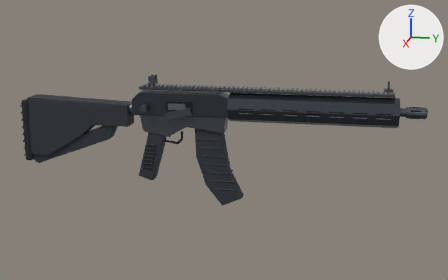
The glTF model public/models/weapons/mp15-sport-iii.glb, before and after one commit.
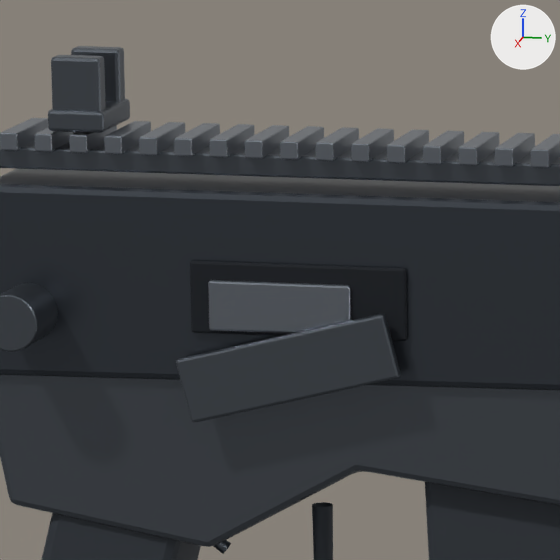
There are two pictures of each version: one whole from a 50 mm lens placed at (1.325, 0.382, 0.281), pointed at (-0.002, 0.116, -0.051), one close up on the part from 32% to 47% of the width and 25% to 49% of the height. Every picture has the same lights, and +X, +Y and +Z are marked at upper right. The older version's two pictures come first. Where no turn or scale is listed for an object, it has been applied to the vertices.

In view in the first close-up: 'Body_Black_nitrided_steel.001', 'Body_Machined_edge.001', 'Body_Matte_black_polymer.001', 'Body_Parkerized_steel.001', 'Body_Recess.001', 'Bolt_Machined_edge.001', 'Magazine_Matte_black_polymer.001'.
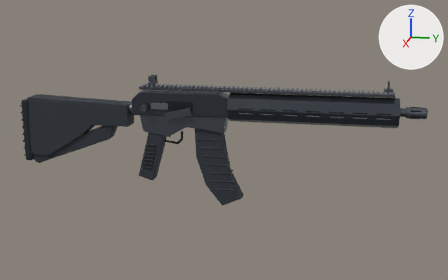
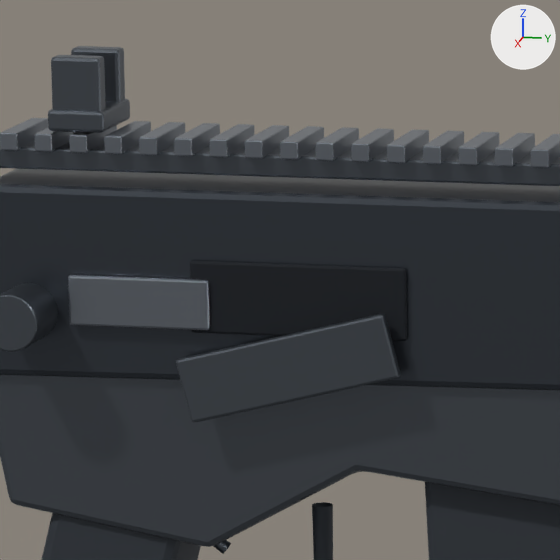
Where the change shows, as pixel boxes (x1, y1, x2, y2) in the close-ups (560 x 560 px):
'Bolt_Machined_edge.001', moved: before (208, 280, 351, 334); after (68, 275, 210, 330)

What changed in the scene script:
```text
Change ob_bolt_machined_edge_001:
    ob_bolt_machined_edge_001.location: (0.0225, 0.015, 0.025) -> (0.0225, -0.025, 0.025)
```
